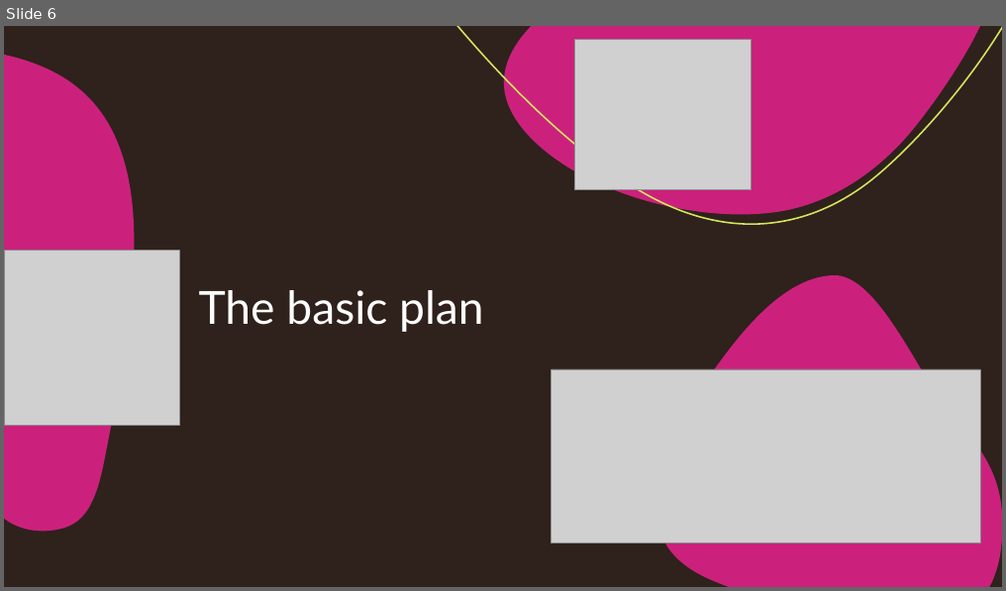
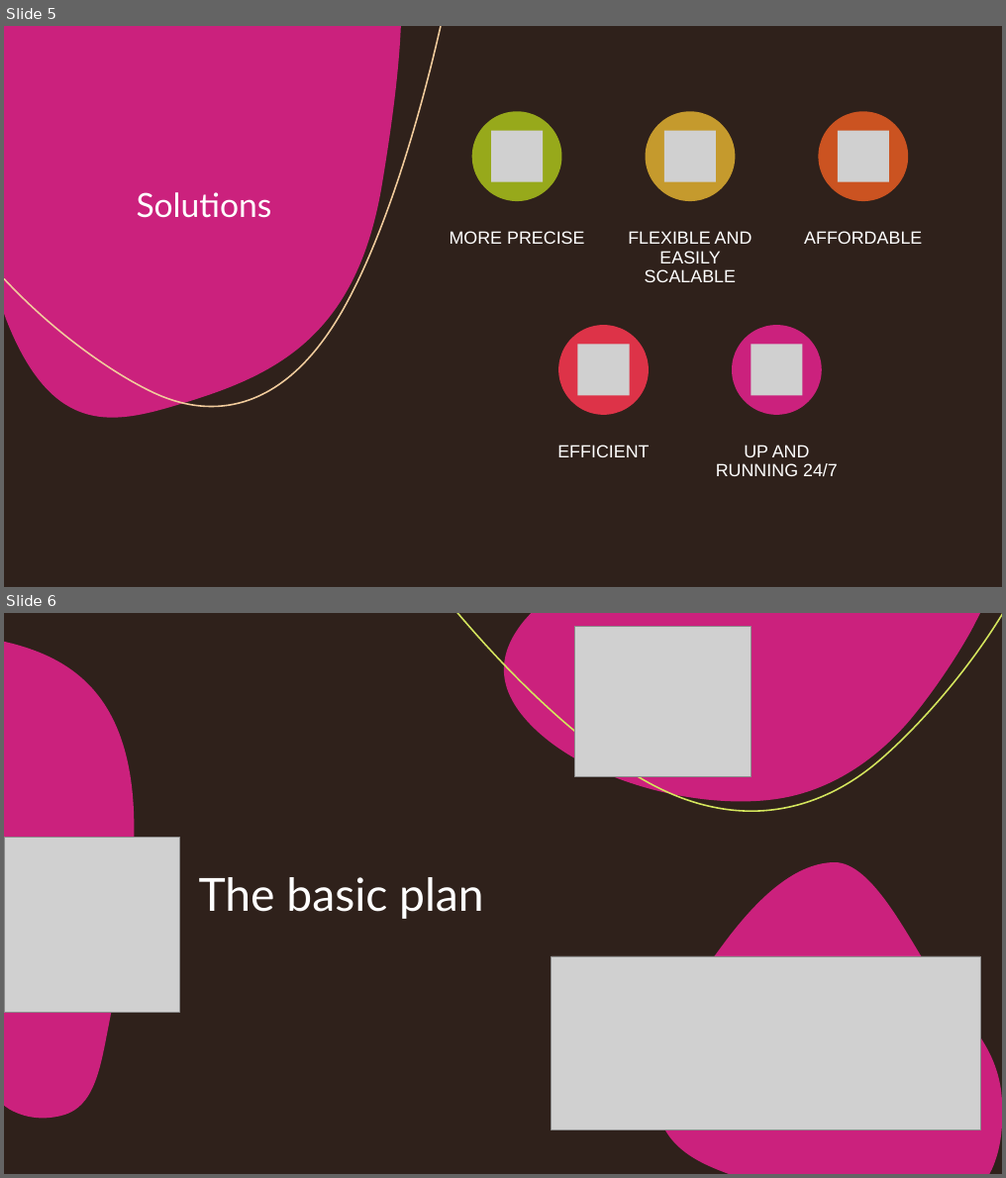
Before and after one commit to CursingThomas/ROBOT_GROUP2, a slide deck: Documentation/Presentations/Demo9May.pptx. Shown one above the other, each under a label of ours: slide 6 before the commit, slides 5 and 6 after it. The pictures are 1006x591 and 1006x1178 pixels, drawn with LibreOffice and Linux fonts; fonts in the diff are those of the drawing; grey boxes stand for pictures. Boxes give left, top, right and bottom in pixels: in the first picture for what was removed or moved away, otherwise in the second. Text is boxed around its words. In the diff, an @@ line names an element or a change of style, - is before the commit and + after.

```diff
--- a/Documentation/Presentations/Demo9May.pptx
+++ b/Documentation/Presentations/Demo9May.pptx
@@ slide 5 added at (x1=4, y1=26, x2=1002, y2=587), background #2F211B @@
@@ rectangle added at (x1=4, y1=26, x2=1002, y2=587), fill #2F211B @@
@@ freeform shape added at (x1=4, y1=26, x2=400, y2=418), fill #CB217D @@
@@ freeform shape added at (x1=4, y1=26, x2=441, y2=407), outline #F1CB9C 1.5 pt @@
@@ freeform shape added at (x1=4, y1=82, x2=41, y2=216), fill #68B229 @@
@@ title added at (x1=137, y1=192, x2=272, y2=218), 32 pt, text #FFFFFF @@
+Solutions
@@ group added at (x1=450, y1=111, x2=922, y2=476): 5 ellipses, 5 pictures, 5 texts @@
+MORE PRECISE
+FLEXIBLE AND EASILY SCALABLE
+AFFORDABLE
+EFFICIENT
+UP AND RUNNING 24/7
@@ freeform shape added at (x1=602, y1=529, x2=963, y2=587), outline #CB5321 1 pt @@
@@ freeform shape added at (x1=672, y1=537, x2=1002, y2=587), fill #CB217D @@
```
Also in this commit, not shown: 3 slides changed, 5 other slides added, 2 slides removed.
